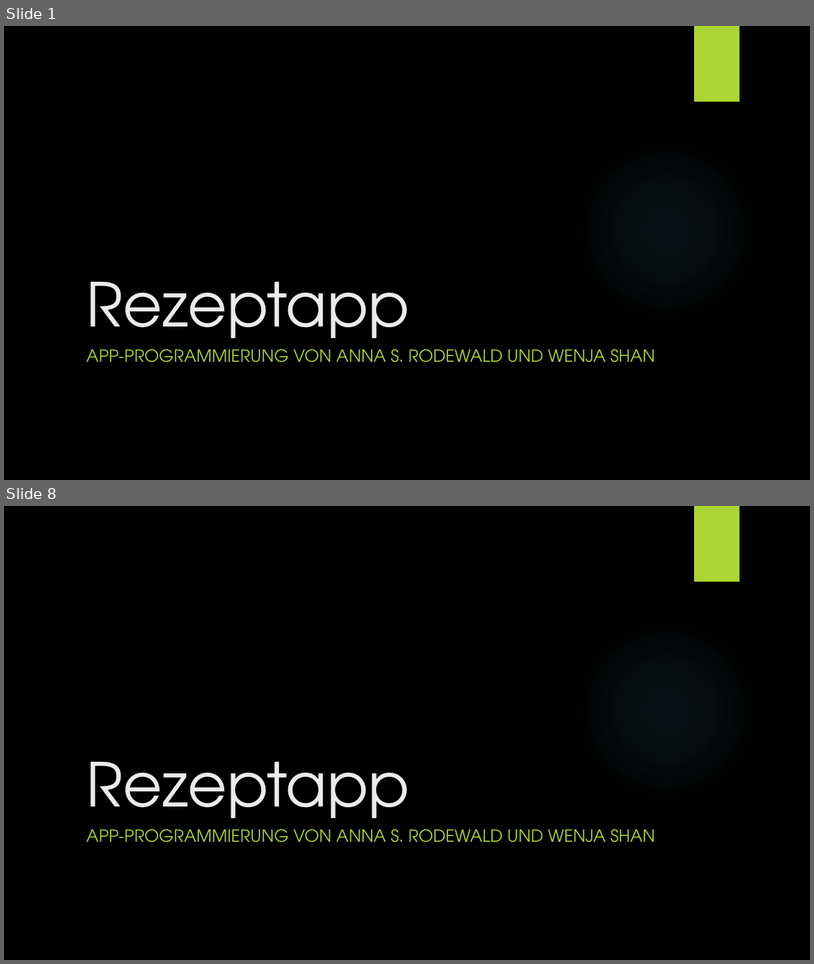
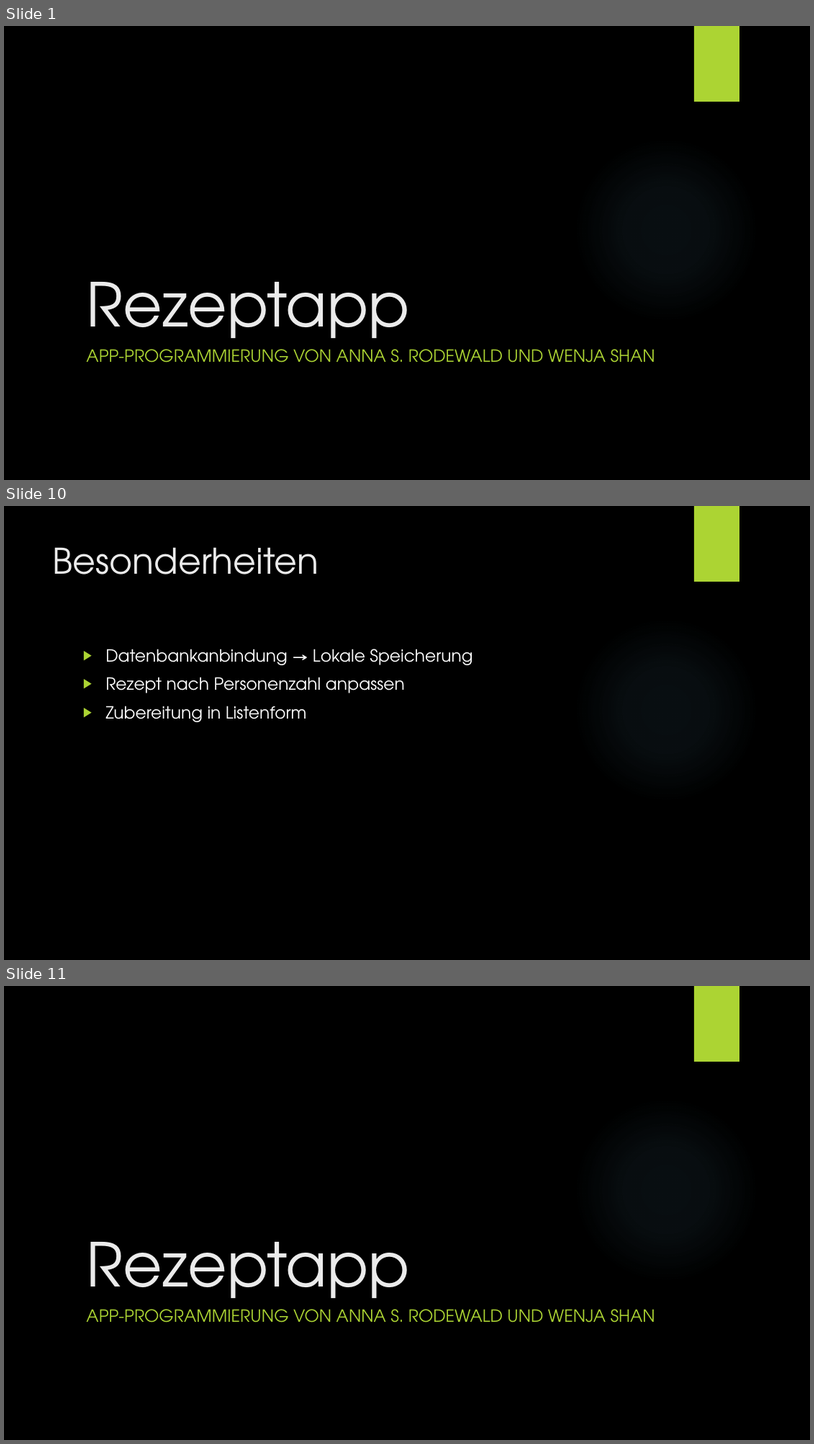
Before and after one commit to Wenja26/rezept, a slide deck: Rezptapp.pptx. Shown one above the other, each under a label of ours: slides 1 and 8 before the commit, slides 1, 10 and 11 after it; the slides between them are not shown. The pictures are 814x964 and 814x1444 pixels, drawn with LibreOffice and Linux fonts; fonts in the diff are those of the drawing; background and template pictures are left out. Boxes give left, top, right and bottom in pixels: in the first picture for what was removed or moved away, otherwise in the second. Text is boxed around its words. In the diff, an @@ line names an element or a change of style, - is before the commit and + after.

```diff
--- a/Rezptapp.pptx
+++ b/Rezptapp.pptx
@@ slide 10 added at (4, 506, 810, 960), background picture (left out); not listed: 2 template elements that a slide beside it also shows @@
@@ title added at (53, 547, 319, 574), 42 pt, text #EBEBEB @@
+Besonderheiten
@@ text added at (106, 649, 473, 722), 20 pt, text #FFFFFF @@
+▶ Datenbankanbindung → Lokale Speicherung
+▶ Rezept nach Personenzahl anpassen
+▶ Zubereitung in Listenform
@@ what was slide 8 is now slide 11 @@
```
Also in this commit, not shown: 6 slides changed, 2 other slides added.
